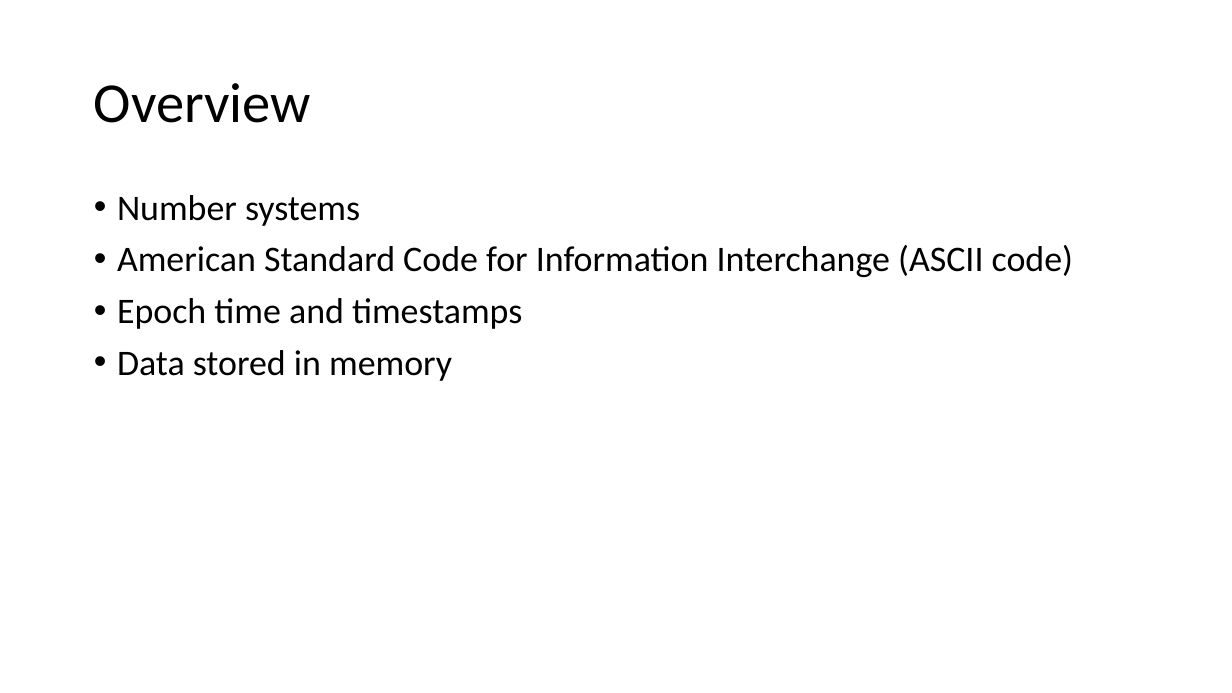
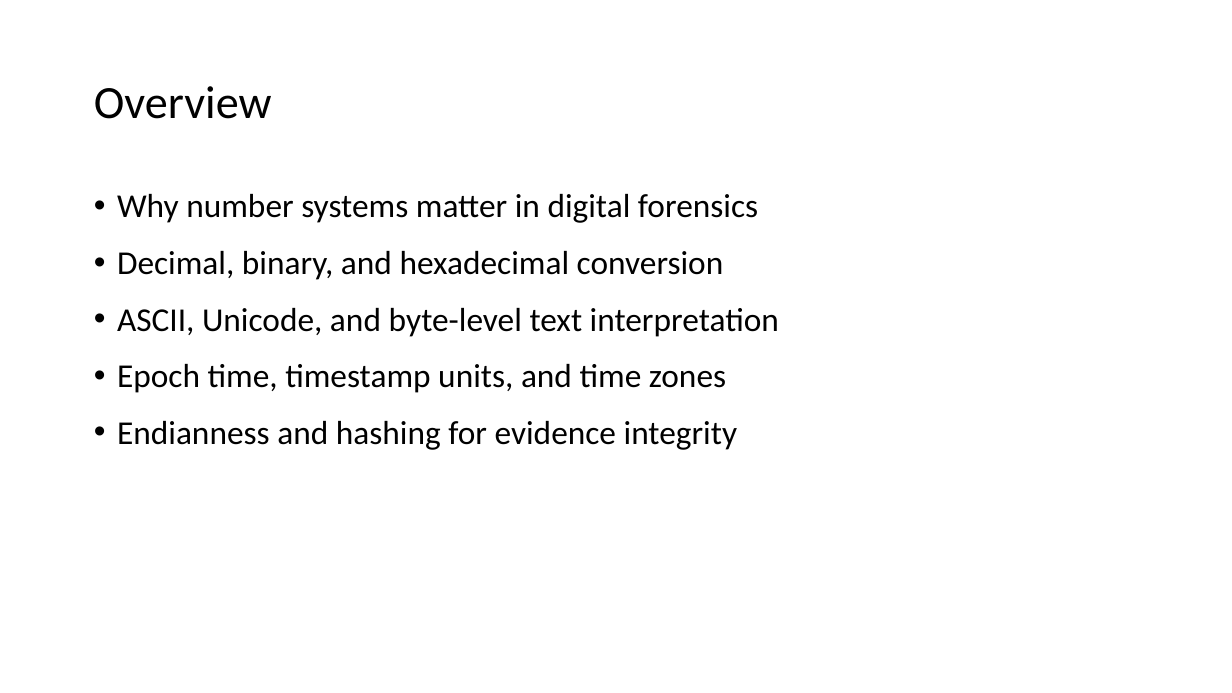
Before and after one commit to frankwxu/Digital-Forensics-Basic-Book, a slide deck: slide 2 of PPTs/Ch2_Number_Systems_for_Digital_Forensics.pptx. Drawn at 1232x693 pixels with LibreOffice and Linux fonts; fonts in the diff are those of the drawing; background and template pictures are left out. Boxes give left, top, right and bottom in pixels: in the first picture for what was removed or moved away, otherwise in the second. Text is boxed around its words. In the diff, an @@ line names an element or a change of style, - is before the commit and + after.

Commit message:
update Ch2 Number Systems for Digital Forensics presentation

```diff
--- a/PPTs/Ch2_Number_Systems_for_Digital_Forensics.pptx
+++ b/PPTs/Ch2_Number_Systems_for_Digital_Forensics.pptx
@@ title "Overview" at <box>94,86,272,119</box>: size 44 to 36 pt @@
@@ text at <box>117,194,779,450</box>: text changed; size 28 to 26 pt @@
-• Number systems
-• American Standard Code for Information Interchange (ASCII code)
-• Epoch time and timestamps
-• Data stored in memory
+• Why number systems matter in digital forensics
+• Decimal, binary, and hexadecimal conversion
+• ASCII, Unicode, and byte-level text interpretation
+• Epoch time, timestamp units, and time zones
+• Endianness and hashing for evidence integrity
```
Also in this commit, not shown: 35 other slides changed, 5 slides added, 4 slides removed.
